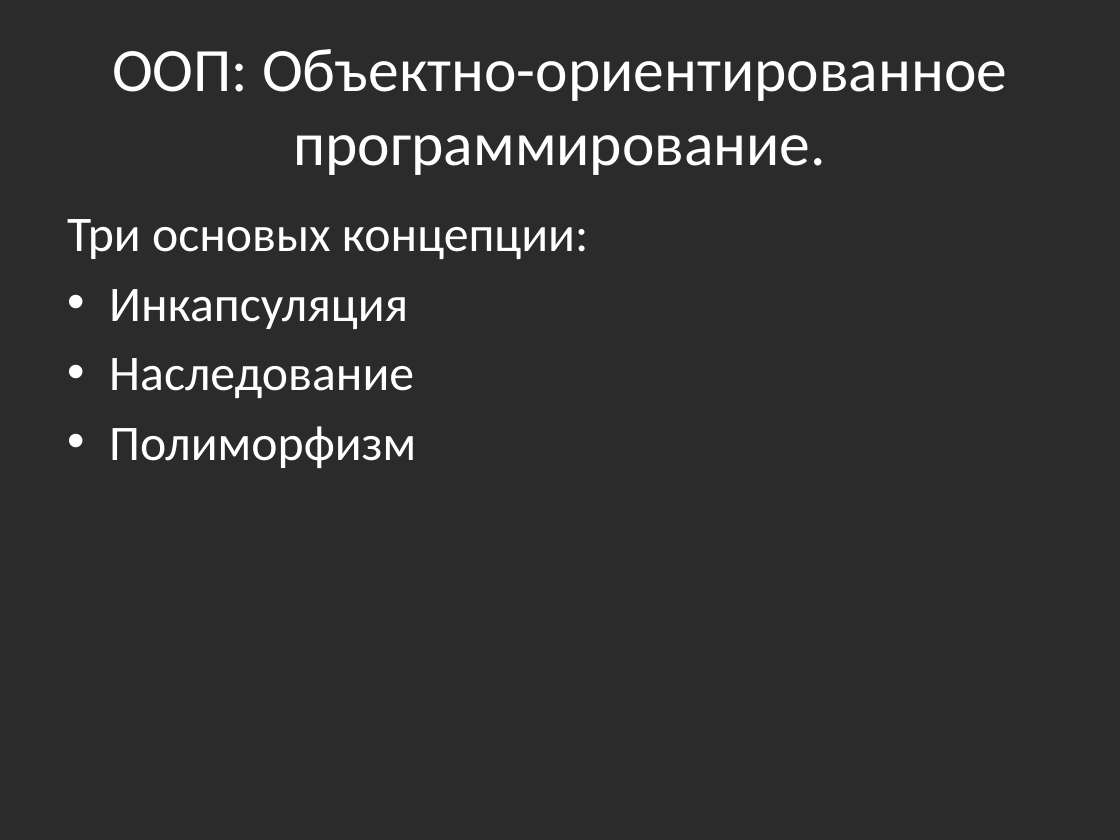
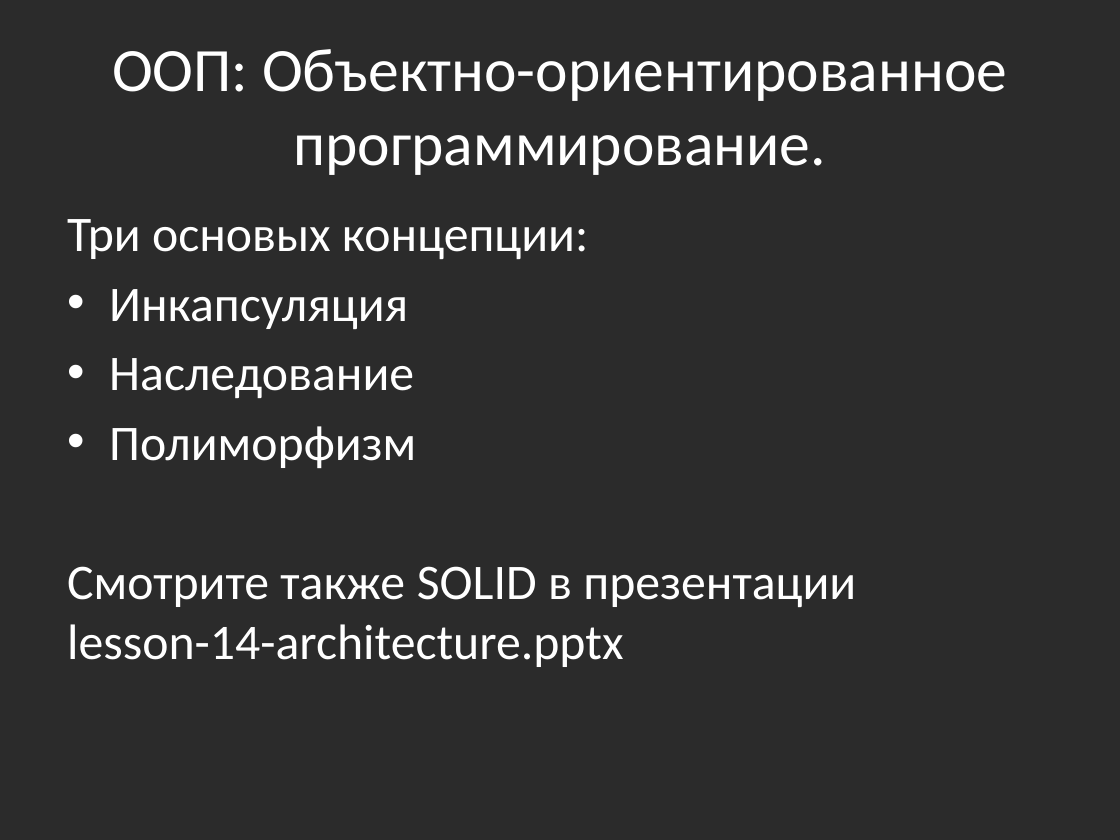
Before and after one commit to bazile/Training, a slide deck: slide 4 of Presentation/lesson-02-oop.pptx. Drawn at 1120x840 pixels with LibreOffice and Linux fonts; fonts in the diff are those of the drawing; background and template pictures are left out; a plain dark background stands for a picture behind light text. Boxes give left, top, right and bottom in pixels: in the first picture for what was removed or moved away, otherwise in the second. Text is boxed around its words. In the diff, an @@ line names an element or a change of style, - is before the commit and + after.

Commit message:
About SOLID

```diff
--- a/Presentation/lesson-02-oop.pptx
+++ b/Presentation/lesson-02-oop.pptx
@@ text at (67,566,856,667): paragraph added @@
+Смотрите также SOLID в презентации lesson-14-architecture.pptx
```
Also in this commit, not shown: 2 other files.
